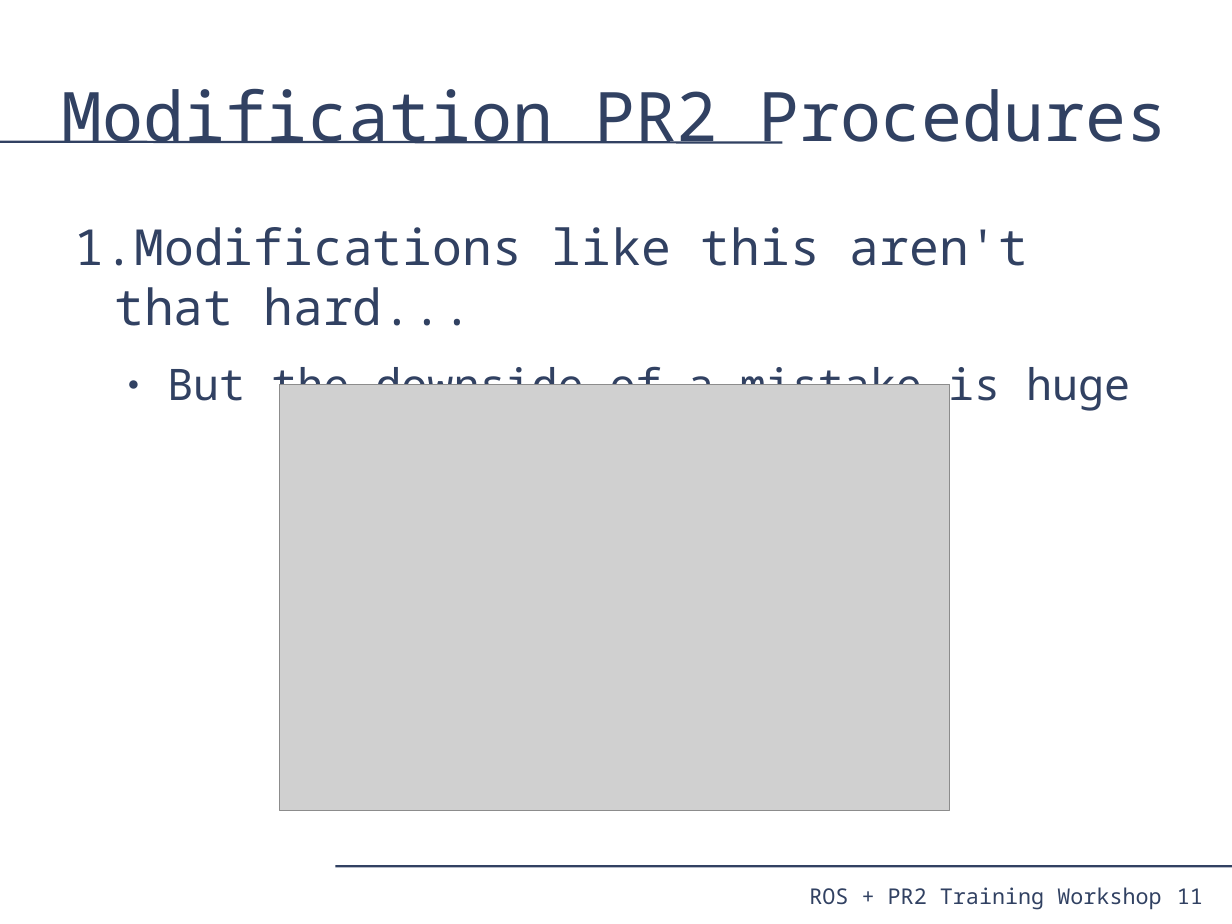
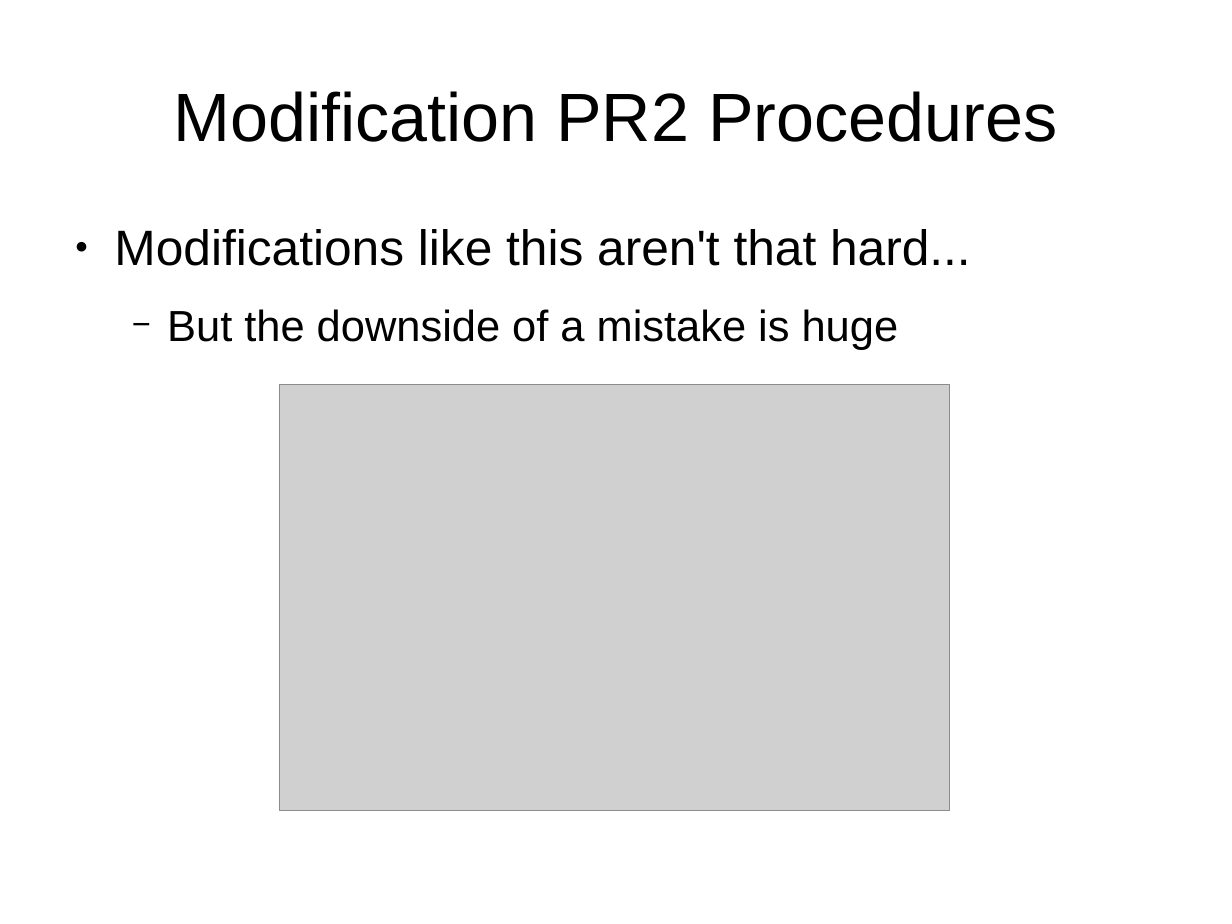
Before and after one commit to PR2/pr2_docs, a slide deck: slide 11 of pr2_training_workshop/modifying_pr2/adding_sensor.odp. Drawn at 1232x924 pixels with LibreOffice and Linux fonts; fonts in the diff are those of the drawing; grey boxes stand for pictures. Boxes give left, top, right and bottom in pixels: in the first picture for what was removed or moved away, otherwise in the second. Text is boxed around its words. In the diff, an @@ line names an element or a change of style, - is before the commit and + after.

```diff
--- a/pr2_training_workshop/modifying_pr2/adding_sensor.odp
+++ b/pr2_training_workshop/modifying_pr2/adding_sensor.odp
@@ title "Modification PR2 Procedures" at [173, 91, 1057, 142]: font Noto Sans Mono to Arial, text colour #314162 to #000000; alignment left to centre @@
@@ line removed from (0, 142) to (783, 142) @@
@@ text "Modifications like this aren't that ..." at [114, 229, 971, 350]: font Noto Sans Mono to Arial, text colour #314162 to #000000; bullet 1. to ●; bullet colour #314162 to #000000; bullet ● to − @@
@@ line removed from (335, 866) to (1232, 866) @@
@@ text removed at [809, 887, 1161, 910] @@
-ROS + PR2 Training Workshop
@@ page number removed at [1177, 888, 1203, 904] @@
-11
```
Also in this commit, not shown: 13 other slides changed, 4 slides added, 1 slide removed.
